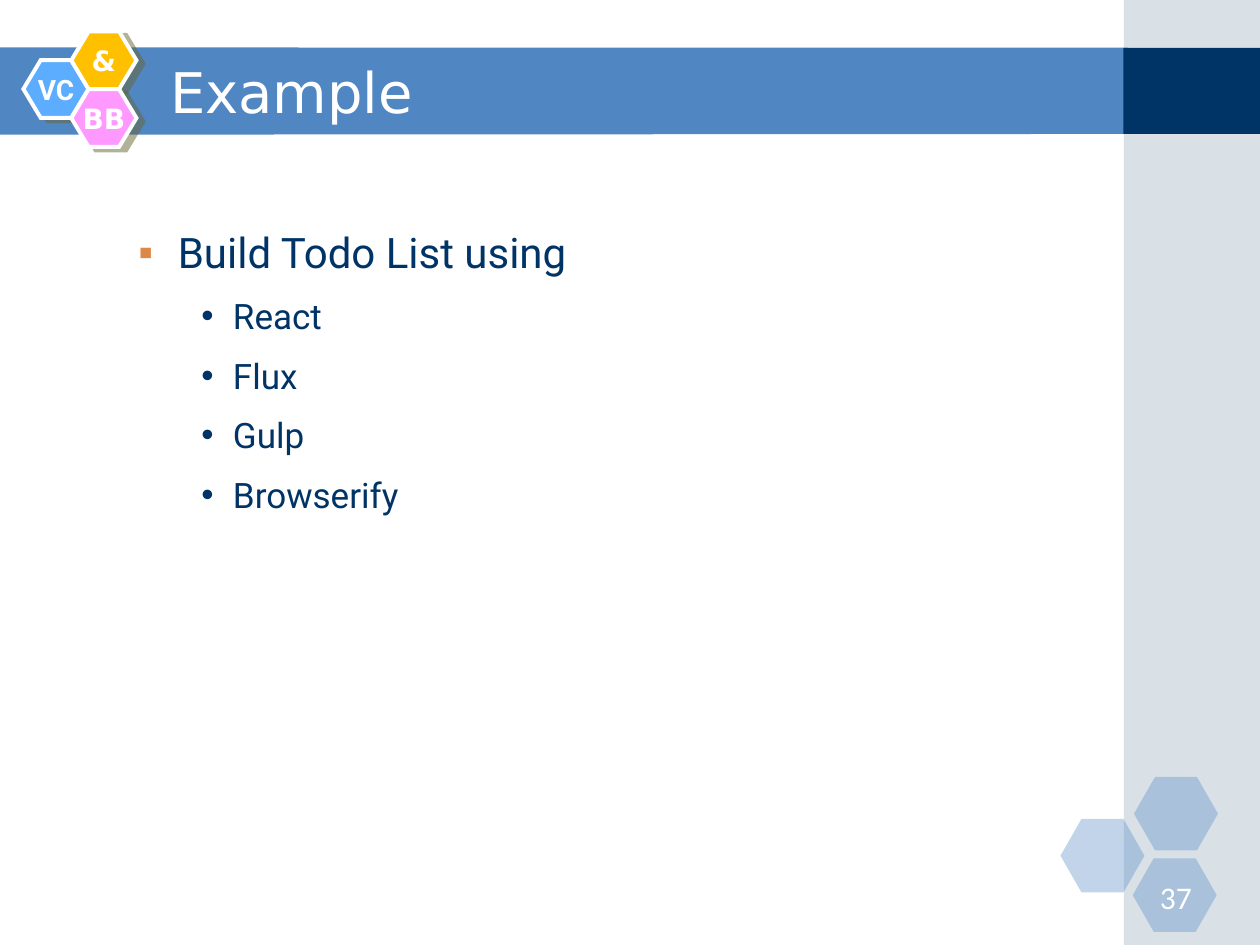
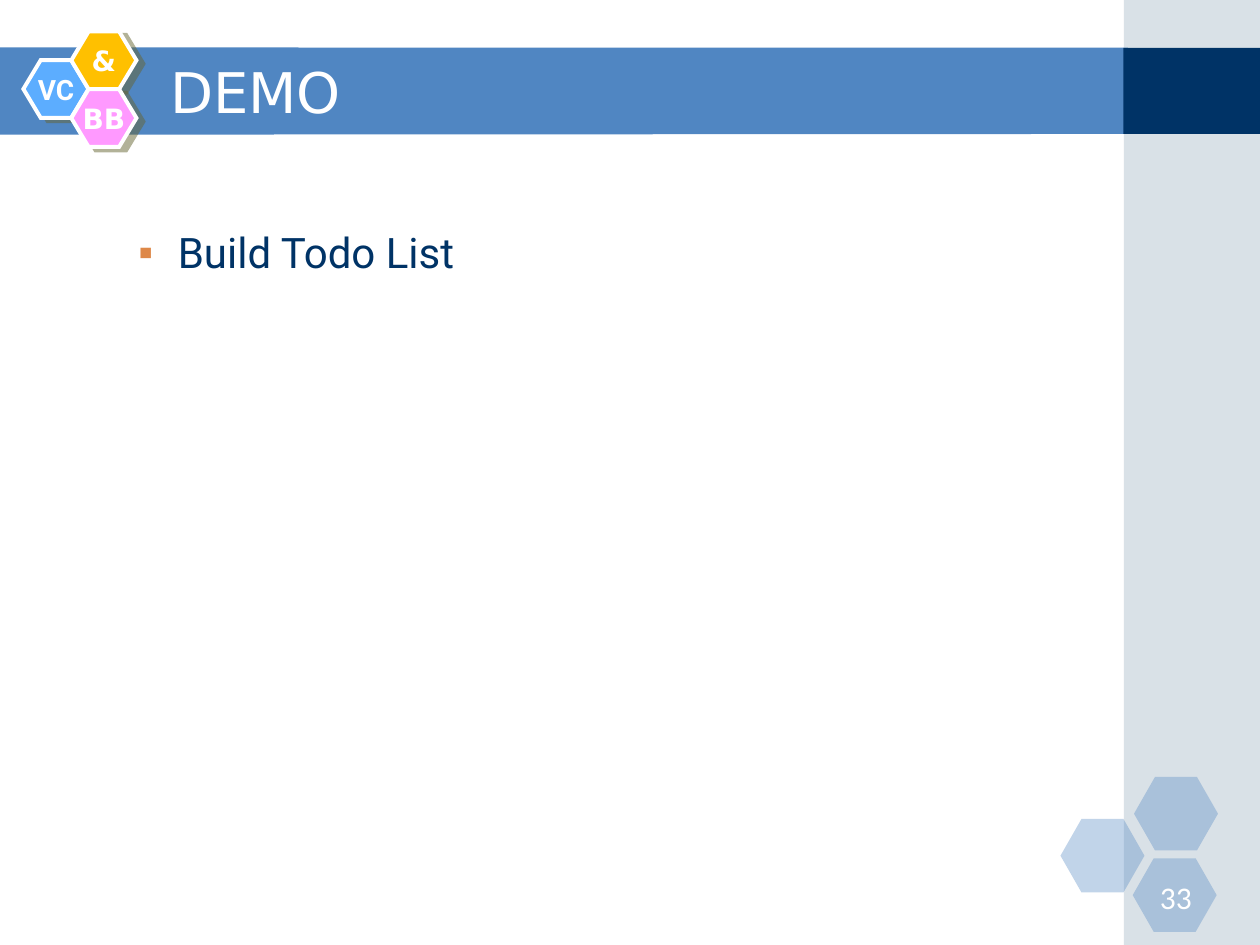
Before and after one commit to nguyenminhtiend/React-Document, a slide deck: slide 33 of React_Slide.pptx (slide 37 before the commit). Drawn at 1260x945 pixels with LibreOffice and Linux fonts; fonts in the diff are those of the drawing. Boxes give left, top, right and bottom in pixels: in the first picture for what was removed or moved away, otherwise in the second. Text is boxed around its words. In the diff, an @@ line names an element or a change of style, - is before the commit and + after.

```diff
--- a/React_Slide.pptx
+++ b/React_Slide.pptx
@@ title at (x1=170, y1=71, x2=341, y2=114): text changed @@
-Example
+DEMO
@@ text at (x1=178, y1=236, x2=454, y2=269): text changed; size 20 to 24 pt @@
-  ▪ Build Todo List using
-    • React
-    • Flux
-    • Gulp
-    • Browserify
+  ▪ Build Todo List
@@ page number at (x1=1160, y1=889, x2=1192, y2=909): text changed @@
-37
+33
```
Also in this commit, not shown: 1 slide added, 4 slides removed, 1 other file.
